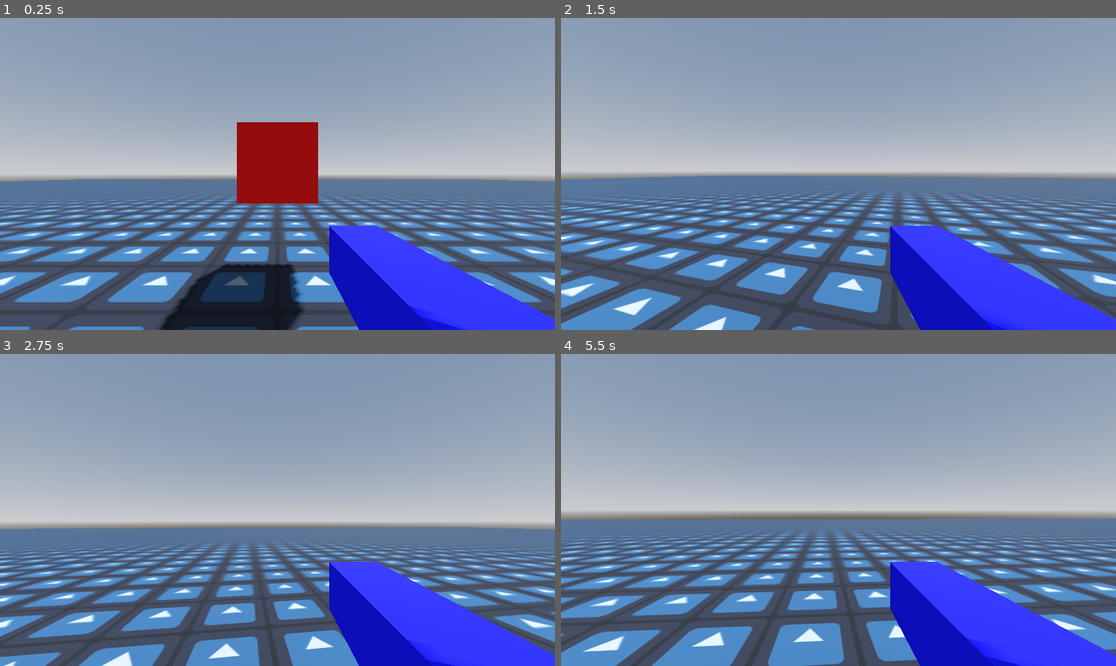
Above: before the commit, frames 1-4 (two rows, left to right).
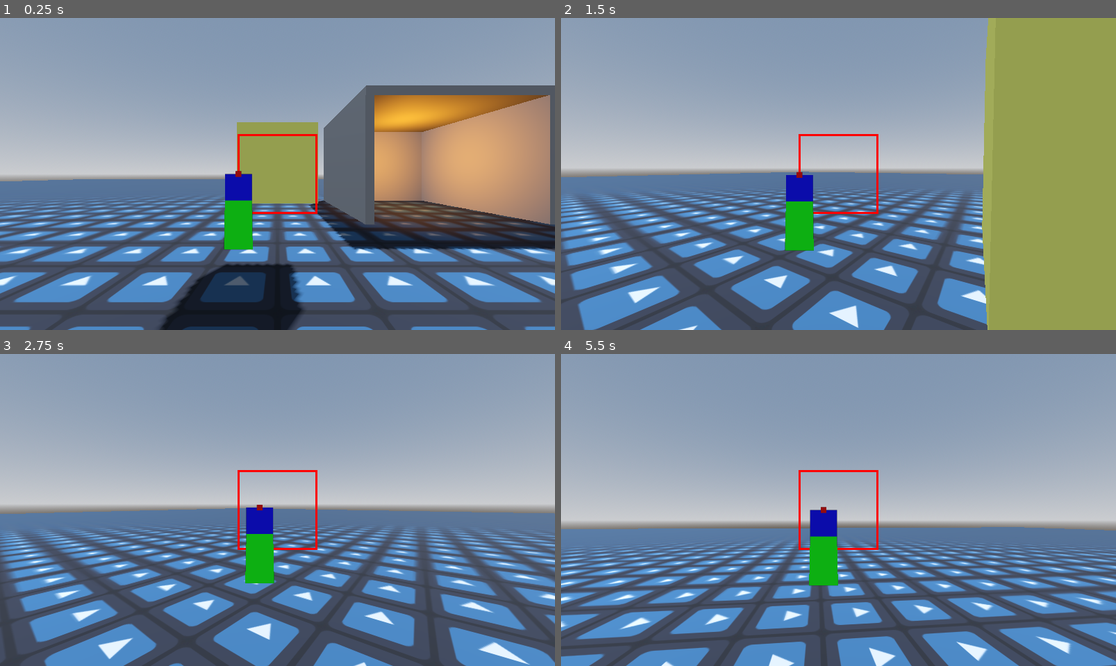
Above: after the commit, the same moments.

Repository: ts-scik/goop-gun
Game: Godot game, scene res://Prefabs/level.tscn
Two runs of this game, one before a commit and one after it. Both use one fixed random seed, a clock stepped at 60 frames per second and the inputs below. Before the commit the project starts from res://level.tscn. The engine's default icon, where the game draws it, is replaced by a stand-in: a white triangle on a blue panel in a dark square.
Inputs (mouse positions are in pixels of both pictures, inside the frame that each line leads up to):
- Up to frame 1 (0.25 s): no input
- Up to frame 2 (1.5 s): tap Enter at 0.5 s; move the mouse to (866, 174) at 0.52 s; hold W (forward) from 0.53 s (still down); tap Space (jump) at 0.77 s; move the mouse to (810, 174) at 1.27 s
- Up to frame 3 (2.75 s): keep holding W (forward); tap Space (jump) at 1.52 s; move the mouse to (288, 503) at 2.02 s
- Up to frame 4 (5.5 s): keep holding W (forward); move the mouse to (832, 516) at 2.77 s; tap Space (jump) at 3.02, 3.77, 4.52 s; move the mouse to (877, 513) at 3.52 s; tap Tab (debug, bound only after the commit) at 4.15 s; move the mouse to (794, 506) at 4.27 s; move the mouse to (844, 510) at 5.02 s

The runs differ from the first frame. In frame 1, 33% of the frame differs, in the area x 40-100%, y 21-100%; in frame 2, 48%, in the area x 0-100%, y 0-100%; in frame 3, 38%; in frame 4, 36%.

Commit message:
added basic gun handling

Diff:
--- /dev/null
+++ b/Prefabs/cube.tscn
@@ -0,0 +1,15 @@
+[gd_scene load_steps=3 format=3 uid="uid://b1w8lysvtvysk"]
+
+[sub_resource type="BoxShape3D" id="BoxShape3D_1u2he"]
+size = Vector3(0.25, 0.25, 0.25)
+
+[sub_resource type="BoxMesh" id="BoxMesh_vecld"]
+size = Vector3(0.25, 0.25, 0.25)
+
+[node name="Cube" type="RigidBody3D"]
+
+[node name="CollisionShape3D" type="CollisionShape3D" parent="."]
+shape = SubResource("BoxShape3D_1u2he")
+
+[node name="MeshInstance3D" type="MeshInstance3D" parent="."]
+mesh = SubResource("BoxMesh_vecld")
--- /dev/null
+++ b/Prefabs/gun_model.tscn
@@ -0,0 +1,40 @@
+[gd_scene load_steps=7 format=3 uid="uid://dqdncxariwrdy"]
+
+[sub_resource type="StandardMaterial3D" id="StandardMaterial3D_5wxv7"]
+albedo_color = Color(0, 0, 1, 1)
+
+[sub_resource type="BoxMesh" id="BoxMesh_5wxv7"]
+material = SubResource("StandardMaterial3D_5wxv7")
+size = Vector3(0.25, 0.25, 0.75)
+
+[sub_resource type="StandardMaterial3D" id="StandardMaterial3D_y5hcb"]
+albedo_color = Color(0, 1, 0, 1)
+
+[sub_resource type="BoxMesh" id="BoxMesh_2nftw"]
+material = SubResource("StandardMaterial3D_y5hcb")
+size = Vector3(0.25, 0.5, 0.25)
+
+[sub_resource type="StandardMaterial3D" id="StandardMaterial3D_2nftw"]
+albedo_color = Color(1, 0, 0, 1)
+
+[sub_resource type="BoxMesh" id="BoxMesh_knrd4"]
+material = SubResource("StandardMaterial3D_2nftw")
+size = Vector3(0.05, 0.05, 3)
+
+[node name="GunModel" type="Node3D"]
+transform = Transform3D(0.3, 0, 0, 0, 0.3, 0, 0, 0, 0.3, 0, 0, 0)
+
+[node name="Barrel" type="MeshInstance3D" parent="."]
+transform = Transform3D(1, 0, 0, 0, 1, 0, 0, 0, 1, 0, -0.123101, -0.25)
+layers = 2
+mesh = SubResource("BoxMesh_5wxv7")
+
+[node name="Grip" type="MeshInstance3D" parent="."]
+transform = Transform3D(1, 0, 0, 0, 0.965926, 0.258819, 0, -0.258819, 0.965926, 0, -0.448101, 0.05)
+layers = 2
+mesh = SubResource("BoxMesh_2nftw")
+
+[node name="Laser" type="MeshInstance3D" parent="."]
+transform = Transform3D(1, 0, 0, 0, 1, 0, 0, 0, 1, 0, 0, -1.36968)
+layers = 2
+mesh = SubResource("BoxMesh_knrd4")
--- /dev/null
+++ b/Prefabs/level.tscn
@@ -0,0 +1,93 @@
+[gd_scene load_steps=12 format=3 uid="uid://dtfa0wus6t07h"]
+
+[ext_resource type="PackedScene" uid="uid://dpkim8cla8dii" path="res://Prefabs/player.tscn" id="1_xjhai"]
+[ext_resource type="Texture2D" uid="uid://sjnjcsxqllgg" path="res://icon.svg" id="2_v81my"]
+
+[sub_resource type="ProceduralSkyMaterial" id="ProceduralSkyMaterial_xjhai"]
+sky_horizon_color = Color(0.662243, 0.671743, 0.686743, 1)
+ground_horizon_color = Color(0.662243, 0.671743, 0.686743, 1)
+
+[sub_resource type="Sky" id="Sky_v81my"]
+sky_material = SubResource("ProceduralSkyMaterial_xjhai")
+
+[sub_resource type="Environment" id="Environment_pa8ci"]
+background_mode = 2
+sky = SubResource("Sky_v81my")
+tonemap_mode = 2
+
+[sub_resource type="StandardMaterial3D" id="StandardMaterial3D_oi3di"]
+albedo_color = Color(1, 1, 0.478431, 1)
+
+[sub_resource type="BoxMesh" id="BoxMesh_0b4ue"]
+material = SubResource("StandardMaterial3D_oi3di")
+
+[sub_resource type="BoxShape3D" id="BoxShape3D_f2txt"]
+
+[sub_resource type="StandardMaterial3D" id="StandardMaterial3D_f2txt"]
+albedo_color = Color(0.478431, 0.478431, 0.478431, 1)
+albedo_texture = ExtResource("2_v81my")
+uv1_scale = Vector3(100, 100, 100)
+
+[sub_resource type="PlaneMesh" id="PlaneMesh_1ainy"]
+material = SubResource("StandardMaterial3D_f2txt")
+size = Vector2(100, 100)
+
+[sub_resource type="BoxShape3D" id="BoxShape3D_n6hdu"]
+size = Vector3(100, 0.22, 100)
+
+[node name="Level" type="Node3D"]
+
+[node name="WorldEnvironment" type="WorldEnvironment" parent="."]
+environment = SubResource("Environment_pa8ci")
+
+[node name="DirectionalLight3D" type="DirectionalLight3D" parent="."]
+transform = Transform3D(-0.866023, -0.433016, 0.250001, 0, 0.499998, 0.866027, -0.500003, 0.749999, -0.43301, 0, 0, 0)
+shadow_enabled = true
+
+[node name="Player" parent="." instance=ExtResource("1_xjhai")]
+transform = Transform3D(1, 0, 0, 0, 1, 0, 0, 0, 1, 0, 0, 3)
+
+[node name="Geometry" type="Node3D" parent="."]
+
+[node name="RefCube" type="StaticBody3D" parent="Geometry"]
+transform = Transform3D(1, 0, 0, 0, 1, 0, 0, 0, 1, 0, 1.5, 0)
+
+[node name="MeshInstance3D" type="MeshInstance3D" parent="Geometry/RefCube"]
+mesh = SubResource("BoxMesh_0b4ue")
+
+[node name="CollisionShape3D" type="CollisionShape3D" parent="Geometry/RefCube"]
+shape = SubResource("BoxShape3D_f2txt")
+
+[node name="Ground" type="StaticBody3D" parent="Geometry"]
+
+[node name="MeshInstance3D" type="MeshInstance3D" parent="Geometry/Ground"]
+mesh = SubResource("PlaneMesh_1ainy")
+
+[node name="CollisionShape3D" type="CollisionShape3D" parent="Geometry/Ground"]
+transform = Transform3D(1, 0, 0, 0, 1, 0, 0, 0, 1, 0, -0.25, 0)
+shape = SubResource("BoxShape3D_n6hdu")
+
+[node name="OLght" type="OmniLight3D" parent="Geometry"]
+transform = Transform3D(1, 0, 0, 0, 1, 0, 0, 0, 1, 5, 2, -5)
+light_color = Color(0.95444, 0.590973, 0.156417, 1)
+light_energy = 5.0
+
+[node name="CSGCombiner3D" type="CSGCombiner3D" parent="Geometry"]
+transform = Transform3D(1, 0, 0, 0, 1, 0, 0, 0, 1, 5, 0.5, -5)
+use_collision = true
+
+[node name="CSGBox3D2" type="CSGBox3D" parent="Geometry/CSGCombiner3D"]
+transform = Transform3D(1, 0, 0, 0, 1, 0, 0, 0, 1, -2.5, 1.25, 0)
+size = Vector3(0.25, 3.5, 5)
+
+[node name="CSGBox3D4" type="CSGBox3D" parent="Geometry/CSGCombiner3D"]
+transform = Transform3D(1, 0, 0, 0, 1, 0, 0, 0, 1, 0, 1.25, -2.5)
+size = Vector3(5.2, 3.5, 0.25)
+
+[node name="CSGBox3D3" type="CSGBox3D" parent="Geometry/CSGCombiner3D"]
+transform = Transform3D(1, 0, 0, 0, 1, 0, 0, 0, 1, 2.5, 1.25, 0)
+size = Vector3(0.25, 3.5, 5)
+
+[node name="CSGBox3D" type="CSGBox3D" parent="Geometry/CSGCombiner3D"]
+transform = Transform3D(1, 0, 0, 0, 1, 0, 0, 0, 1, 0, 3.125, -0.0500007)
+size = Vector3(5.2, 0.25, 5.1)
--- /dev/null
+++ b/Prefabs/player.tscn
@@ -0,0 +1,67 @@
+[gd_scene load_steps=6 format=3 uid="uid://dpkim8cla8dii"]
+
+[ext_resource type="Script" uid="uid://bxc5wvblob2y7" path="res://Scripts/player.gd" id="1_onrkg"]
+[ext_resource type="Script" uid="uid://tp34olvhc8jf" path="res://Scripts/camera_controller.gd" id="2_i3pqv"]
+[ext_resource type="PackedScene" uid="uid://dqdncxariwrdy" path="res://Prefabs/gun_model.tscn" id="3_y5hcb"]
+
+[sub_resource type="CapsuleMesh" id="CapsuleMesh_km5ld"]
+
+[sub_resource type="CapsuleShape3D" id="CapsuleShape3D_i2t4f"]
+
+[node name="Player" type="CharacterBody3D"]
+script = ExtResource("1_onrkg")
+
+[node name="PlayerModel" type="MeshInstance3D" parent="."]
+transform = Transform3D(1, 0, 0, 0, 1, 0, 0, 0, 1, 0, 1, 0)
+mesh = SubResource("CapsuleMesh_km5ld")
+
+[node name="PlayerCollisionShape" type="CollisionShape3D" parent="."]
+transform = Transform3D(1, 0, 0, 0, 1, 0, 0, 0, 1, 0, 1, 0)
+shape = SubResource("CapsuleShape3D_i2t4f")
+
+[node name="Camera Controller" type="Node3D" parent="."]
+transform = Transform3D(1, 0, 0, 0, 1, 0, 0, 0, 1, 0, 1.5, 0)
+script = ExtResource("2_i3pqv")
+
+[node name="PlayerCamera" type="Camera3D" parent="Camera Controller"]
+cull_mask = 1048573
+
+[node name="GunCanvas" type="CanvasLayer" parent="Camera Controller"]
+
+[node name="BoundaryRect" type="ReferenceRect" parent="Camera Controller/GunCanvas"]
+anchors_preset = 8
+anchor_left = 0.5
+anchor_top = 0.5
+anchor_right = 0.5
+anchor_bottom = 0.5
+offset_left = -20.0
+offset_top = -20.0
+offset_right = 452.5
+offset_bottom = 246.0
+grow_horizontal = 2
+grow_vertical = 2
+border_width = 5.0
+editor_only = false
+
+[node name="GunVPC" type="SubViewportContainer" parent="Camera Controller/GunCanvas"]
+anchors_preset = 15
+anchor_right = 1.0
+anchor_bottom = 1.0
+offset_right = -640.0
+grow_horizontal = 2
+grow_vertical = 2
+
+[node name="GunVP" type="SubViewport" parent="Camera Controller/GunCanvas/GunVPC"]
+transparent_bg = true
+handle_input_locally = false
+render_target_update_mode = 4
+
+[node name="GunCamera" type="Camera3D" parent="Camera Controller/GunCanvas/GunVPC/GunVP"]
+transform = Transform3D(1, 0, 0, 0, 1, 0, 0, 0, 1, 0, 1.5, 0)
+cull_mask = 1047554
+
+[node name="GunModel" parent="Camera Controller/GunCanvas/GunVPC/GunVP/GunCamera" instance=ExtResource("3_y5hcb")]
+transform = Transform3D(0.3, 0, 0, 0, 0.3, 0, 0, 0, 0.3, 0, 0, -0.6)
+
+[node name="HeadPos" type="Marker3D" parent="."]
+transform = Transform3D(1, 0, 0, 0, 1, 0, 0, 0, 1, 0, 1.5, 0)
--- /dev/null
+++ b/Scripts/camera_controller.gd
@@ -0,0 +1,121 @@
+extends Node3D
+class_name CameraController
+
+# Written using the following godot documentation:
+# https://docs.godotengine.org/en/stable/tutorials/physics/interpolation/advanced_physics_interpolation.html
+# And with help from the following video:
+# https://www.youtube.com/watch?v=zfIuaRzNti4
+
+# Player variables
+var player_controller : Player # Node that the camera will follow
+var player_camera : Camera3D # Player camera
+# Gun camera nodes
+var gun_vpc : SubViewportContainer # Gun's ViewPortContainer
+var gun_model : Node3D # Gun's model
+# Mouse input variables
+var mouse_input : Vector2 # Stores mouse input each frame
+var input_rotation : Vector3 # Stores mouse_input converted to rotation
+var camera_sensitivity : float = 0.005 # Mouse camera sensitivity
+var aim_sensitivity : float = 100 # Mouse aim sensitivity
+# Gun deadzone variables
+var mouse_deadzone : Vector2 = Vector2(0.25, 0.25) # mouse deadzone by percentage of screen
+var square_mouse_deadzone : bool = true # whether mouse deadzone should be square (y component only)
+var screen_size : Vector2 # size of screen (in pixels)
+var gun_deadzone : Vector2 # gun's deadzone size (in pixels)
+var boundary_rect : ReferenceRect # debug rectangle for gun deadzone
+
+
+## Get our cameras set up
+func _ready() -> void:
+# START CAMERA MNGMT
+	# Find the target nodes
+	player_controller = get_parent() # TODO: bad!
+	# Turn off automatic physics interpolation for the Camera3D
+	set_physics_interpolation_mode(Node.PHYSICS_INTERPOLATION_MODE_OFF)
+	# Capture mouse
+	Input.mouse_mode = Input.MOUSE_MODE_CAPTURED
+	# Disable transform inheritance from parent
+	top_level = true
+# END CAMERA MNGMT
+# START GUN CAMERA MGMT
+	gun_vpc = get_node("GunCanvas/GunVPC")
+	gun_model = get_node("GunCanvas/GunVPC/GunVP/GunCamera/GunModel")
+	boundary_rect = get_node("GunCanvas/BoundaryRect")
+	player_camera = get_node("PlayerCamera")
+	gun_vpc.get_node("GunVP/GunCamera").environment = player_camera.environment
+	camera_center()
+# END GUN CAMERA MGMT
+
+
+## Handles input [event]s for mouse
+func _input(event: InputEvent) -> void:
+	# If the mouse is captured -> handle mouse movement
+	if Input.mouse_mode == Input.MOUSE_MODE_CAPTURED and event is InputEventMouseMotion:
+		mouse_input.x += -event.screen_relative.x * camera_sensitivity
+		mouse_input.y += -event.screen_relative.y * camera_sensitivity
+	# If mouse is uncaptured, and we just clicked -> capture the mouse
+	elif Input.mouse_mode != Input.MOUSE_MODE_CAPTURED and event is InputEventMouseButton:
+		Input.mouse_mode = Input.MOUSE_MODE_CAPTURED
+
+
+## Centers the gun camera, and updates the gun deadzone to match
+func camera_center():
+	# Zero out the mouse variables
+	mouse_input = Vector2.ZERO
+	input_rotation = Vector3.ZERO
+	# Save our screensize, and set the gun viewport to match
+	screen_size = get_viewport().size
+	gun_vpc.get_node("GunVP").size = screen_size
+	# Update the GunVPC
+	#gun_vpc.set_anchors_preset(Control.PRESET_FULL_RECT)
+	gun_vpc.position = Vector2.ZERO
+	# Update the gun deadzone
+	gun_deadzone = Vector2(screen_size.x/2 * mouse_deadzone.x, screen_size.y/2 * mouse_deadzone.y)
+	if(square_mouse_deadzone):
+		gun_deadzone.x = gun_deadzone.y
+	# Update our deadzone debug rectangle
+	boundary_rect.size = gun_deadzone * 2
+	boundary_rect.position = (screen_size / 2) - (boundary_rect.size / 2)
+
+
+## Spawns a debug cube at [location]
+func spawn_cube(location : Vector3):
+	var cube : RigidBody3D = load("res://Prefabs/cube.tscn").instantiate(5)
+	add_child(cube)
+	cube.global_position = location
+	cube.top_level = true
+	cube.set_linear_velocity(-self.transform.basis.z * 15)
+
+
+## Handles camera rotation / gun positioning
+func _process(_delta: float) -> void:
+	# Debug
+	if Input.is_action_just_pressed("debug"):
+		#camera_center()
+		var gun_vpc_screenpos = gun_vpc.position + screen_size/2
+		var gun_pos = player_camera.project_position(gun_vpc_screenpos, 0.75)
+		print("actual g_vpc_p: ", gun_vpc.position, "\tg_vpc_sp: ", gun_vpc_screenpos)
+		print(gun_pos)
+		spawn_cube(gun_pos)
+		pass
+
+	# Update gun position
+	var gun_vpc_newpos = gun_vpc.position - mouse_input * aim_sensitivity
+	gun_vpc.position.x = clampf(gun_vpc_newpos.x, -gun_deadzone.x, gun_deadzone.x)
+	gun_vpc.position.y = clampf(gun_vpc_newpos.y, -gun_deadzone.y, gun_deadzone.y)
+
+	# If the gun is trying to move beyond its deadzone, rotate the camera
+	if(gun_vpc.position != gun_vpc_newpos):
+		input_rotation.x = clampf(input_rotation.x + mouse_input.y, deg_to_rad(-90), deg_to_rad(85))
+		input_rotation.y += mouse_input.x
+
+	# rotate camera controller (up/down)
+	player_controller.camera_controller_anchor.transform.basis = Basis.from_euler(Vector3(input_rotation.x, 0.0, 0.0))
+	# rotate player (left/right)
+	player_controller.global_transform.basis = Basis.from_euler(Vector3(0.0, input_rotation.y, 0.0))
+
+	# move transform to player head anchor
+	global_transform = player_controller.camera_controller_anchor.get_global_transform_interpolated()
+
+	# Zero out our mouse input for next frame
+	mouse_input = Vector2.ZERO
--- a/camera_controller.gd
+++ /dev/null
@@ -1,43 +0,0 @@
-extends Node3D
-
-# Node that the camera will follow
-var player_controller: Player
-var input_rotation: Vector3
-var mouse_input: Vector2
-var mouse_sensitivity: float = 0.005
-
-func _ready() -> void:
-	# Find the target node
-	player_controller = get_parent()
-
-	# Turn off automatic physics interpolation for the Camera3D,
-	# we will be doing this manually
-	set_physics_interpolation_mode(Node.PHYSICS_INTERPOLATION_MODE_OFF)
-
-	# Capture mouse
-	Input.mouse_mode = Input.MOUSE_MODE_CAPTURED
-
-	# Disable transform inheritance from parent
-	top_level = true
-
-func _input(event: InputEvent) -> void:
-	if event is InputEventMouseMotion and Input.mouse_mode == Input.MOUSE_MODE_CAPTURED:
-		mouse_input.x += -event.screen_relative.x * mouse_sensitivity
-		mouse_input.y += -event.screen_relative.y * mouse_sensitivity
-	elif event is InputEventMouseButton:
-		Input.mouse_mode = Input.MOUSE_MODE_CAPTURED
-
-func _process(_delta: float) -> void:
-	input_rotation.x = clampf(input_rotation.x + mouse_input.y, deg_to_rad(-90), deg_to_rad(85))
-	input_rotation.y += mouse_input.x
-
-	# rotate camera controller (up/down)
-	player_controller.camera_controller_anchor.transform.basis = Basis.from_euler(Vector3(input_rotation.x, 0.0, 0.0))
-
-	# rotate player (left/right)
-	player_controller.global_transform.basis = Basis.from_euler(Vector3(0.0, input_rotation.y, 0.0))
-
-	# move transform to player head anchor
-	global_transform = player_controller.camera_controller_anchor.get_global_transform_interpolated()
-
-	mouse_input = Vector2.ZERO
--- a/level.tscn
+++ /dev/null
@@ -1,68 +0,0 @@
-[gd_scene load_steps=12 format=3 uid="uid://dtfa0wus6t07h"]
-
-[ext_resource type="Texture2D" uid="uid://sjnjcsxqllgg" path="res://icon.svg" id="1_u52ul"]
-[ext_resource type="PackedScene" uid="uid://dpkim8cla8dii" path="res://player.tscn" id="1_vonw3"]
-
-[sub_resource type="ProceduralSkyMaterial" id="ProceduralSkyMaterial_vonw3"]
-sky_horizon_color = Color(0.662243, 0.671743, 0.686743, 1)
-ground_horizon_color = Color(0.662243, 0.671743, 0.686743, 1)
-
-[sub_resource type="Sky" id="Sky_oi3di"]
-sky_material = SubResource("ProceduralSkyMaterial_vonw3")
-
-[sub_resource type="Environment" id="Environment_0b4ue"]
-background_mode = 2
-sky = SubResource("Sky_oi3di")
-tonemap_mode = 2
-
-[sub_resource type="StandardMaterial3D" id="StandardMaterial3D_oi3di"]
-albedo_color = Color(1, 0, 0, 1)
-
-[sub_resource type="BoxMesh" id="BoxMesh_0b4ue"]
-material = SubResource("StandardMaterial3D_oi3di")
-
-[sub_resource type="BoxShape3D" id="BoxShape3D_f2txt"]
-
-[sub_resource type="StandardMaterial3D" id="StandardMaterial3D_f2txt"]
-albedo_color = Color(0.478431, 0.478431, 0.478431, 1)
-albedo_texture = ExtResource("1_u52ul")
-uv1_scale = Vector3(100, 100, 100)
-
-[sub_resource type="PlaneMesh" id="PlaneMesh_1ainy"]
-material = SubResource("StandardMaterial3D_f2txt")
-size = Vector2(100, 100)
-
-[sub_resource type="BoxShape3D" id="BoxShape3D_n6hdu"]
-size = Vector3(100, 0.22, 100)
-
-[node name="Level" type="Node3D"]
-
-[node name="DirectionalLight3D" type="DirectionalLight3D" parent="."]
-transform = Transform3D(-0.866025, -0.433013, 0.25, 0, 0.5, 0.866025, -0.5, 0.75, -0.433013, 0, 0, 0)
-shadow_enabled = true
-
-[node name="WorldEnvironment" type="WorldEnvironment" parent="."]
-environment = SubResource("Environment_0b4ue")
-
-[node name="Player" parent="." instance=ExtResource("1_vonw3")]
-transform = Transform3D(1, 0, 0, 0, 1, 0, 0, 0, 1, 0, 0, 3)
-
-[node name="Geometry" type="Node3D" parent="."]
-
-[node name="RefCube" type="StaticBody3D" parent="Geometry"]
-transform = Transform3D(1, 0, 0, 0, 1, 0, 0, 0, 1, 0, 1.5, 0)
-
-[node name="MeshInstance3D" type="MeshInstance3D" parent="Geometry/RefCube"]
-mesh = SubResource("BoxMesh_0b4ue")
-
-[node name="CollisionShape3D" type="CollisionShape3D" parent="Geometry/RefCube"]
-shape = SubResource("BoxShape3D_f2txt")
-
-[node name="Ground" type="StaticBody3D" parent="Geometry"]
-
-[node name="MeshInstance3D" type="MeshInstance3D" parent="Geometry/Ground"]
-mesh = SubResource("PlaneMesh_1ainy")
-
-[node name="CollisionShape3D" type="CollisionShape3D" parent="Geometry/Ground"]
-transform = Transform3D(1, 0, 0, 0, 1, 0, 0, 0, 1, 0, -0.25, 0)
-shape = SubResource("BoxShape3D_n6hdu")
--- a/player.tscn
+++ /dev/null
@@ -1,39 +0,0 @@
-[gd_scene load_steps=7 format=3 uid="uid://dpkim8cla8dii"]
-
-[ext_resource type="Script" uid="uid://bxc5wvblob2y7" path="res://player.gd" id="1_onrkg"]
-[ext_resource type="Script" uid="uid://tp34olvhc8jf" path="res://camera_controller.gd" id="2_i3pqv"]
-
-[sub_resource type="CapsuleMesh" id="CapsuleMesh_km5ld"]
-
-[sub_resource type="CapsuleShape3D" id="CapsuleShape3D_i2t4f"]
-
-[sub_resource type="StandardMaterial3D" id="StandardMaterial3D_0b4ue"]
-albedo_color = Color(0, 0, 1, 1)
-
-[sub_resource type="BoxMesh" id="BoxMesh_f2txt"]
-material = SubResource("StandardMaterial3D_0b4ue")
-size = Vector3(0.25, 0.25, 0.75)
-
-[node name="Player" type="CharacterBody3D"]
-script = ExtResource("1_onrkg")
-
-[node name="MeshInstance3D" type="MeshInstance3D" parent="."]
-transform = Transform3D(1, 0, 0, 0, 1, 0, 0, 0, 1, 0, 1, 0)
-mesh = SubResource("CapsuleMesh_km5ld")
-
-[node name="CollisionShape3D" type="CollisionShape3D" parent="."]
-transform = Transform3D(1, 0, 0, 0, 1, 0, 0, 0, 1, 0, 1, 0)
-shape = SubResource("CapsuleShape3D_i2t4f")
-
-[node name="Camera Controller" type="Node3D" parent="."]
-transform = Transform3D(1, 0, 0, 0, 1, 0, 0, 0, 1, 0, 1.5, 0)
-script = ExtResource("2_i3pqv")
-
-[node name="Camera3D" type="Camera3D" parent="Camera Controller"]
-
-[node name="Gun" type="MeshInstance3D" parent="Camera Controller"]
-transform = Transform3D(1, 0, 0, 0, 1, 0, 0, 0, 1, 0.4, -0.4, -0.7)
-mesh = SubResource("BoxMesh_f2txt")
-
-[node name="HeadPos" type="Marker3D" parent="."]
-transform = Transform3D(1, 0, 0, 0, 1, 0, 0, 0, 1, 0, 1.5, 0)
--- a/project.godot
+++ b/project.godot
@@ -11,7 +11,7 @@
 [application]
 
 config/name="goop-gun"
-run/main_scene="res://level.tscn"
+run/main_scene="res://Prefabs/level.tscn"
 config/features=PackedStringArray("4.4", "GL Compatibility")
 config/icon="res://icon.svg"
 
@@ -52,6 +52,15 @@
 "events": [Object(InputEventKey,"resource_local_to_scene":false,"resource_name":"","device":-1,"window_id":0,"alt_press …(195 unchanged characters)…
 ]
 }
+debug={
+"deadzone": 0.2,
+"events": [Object(InputEventKey,"resource_local_to_scene":false,"resource_name":"","device":-1,"window_id":0,"alt_pressed":false,"shift_pressed":false,"ctrl_pressed":false,"meta_pressed":false,"pressed":false,"keycode":0,"physical_keycode":4194306,"key_label":0,"unicode":0,"location":0,"echo":false,"script":null)
+]
+}
+
+[layer_names]
+
+3d_render/layer_2="GunLayer"
 
 [physics]
 
Renamed: camera_controller.gd.uid -> Scripts/camera_controller.gd.uid
Renamed: player.gd -> Scripts/player.gd
Renamed: player.gd.uid -> Scripts/player.gd.uid
Renamed: rot_camera_3d.gd -> Scripts/rot_camera_3d.gd
Renamed: rot_camera_3d.gd.uid -> Scripts/rot_camera_3d.gd.uid
Not shown, added: Prefabs/player.tscn8942326105.tmp
